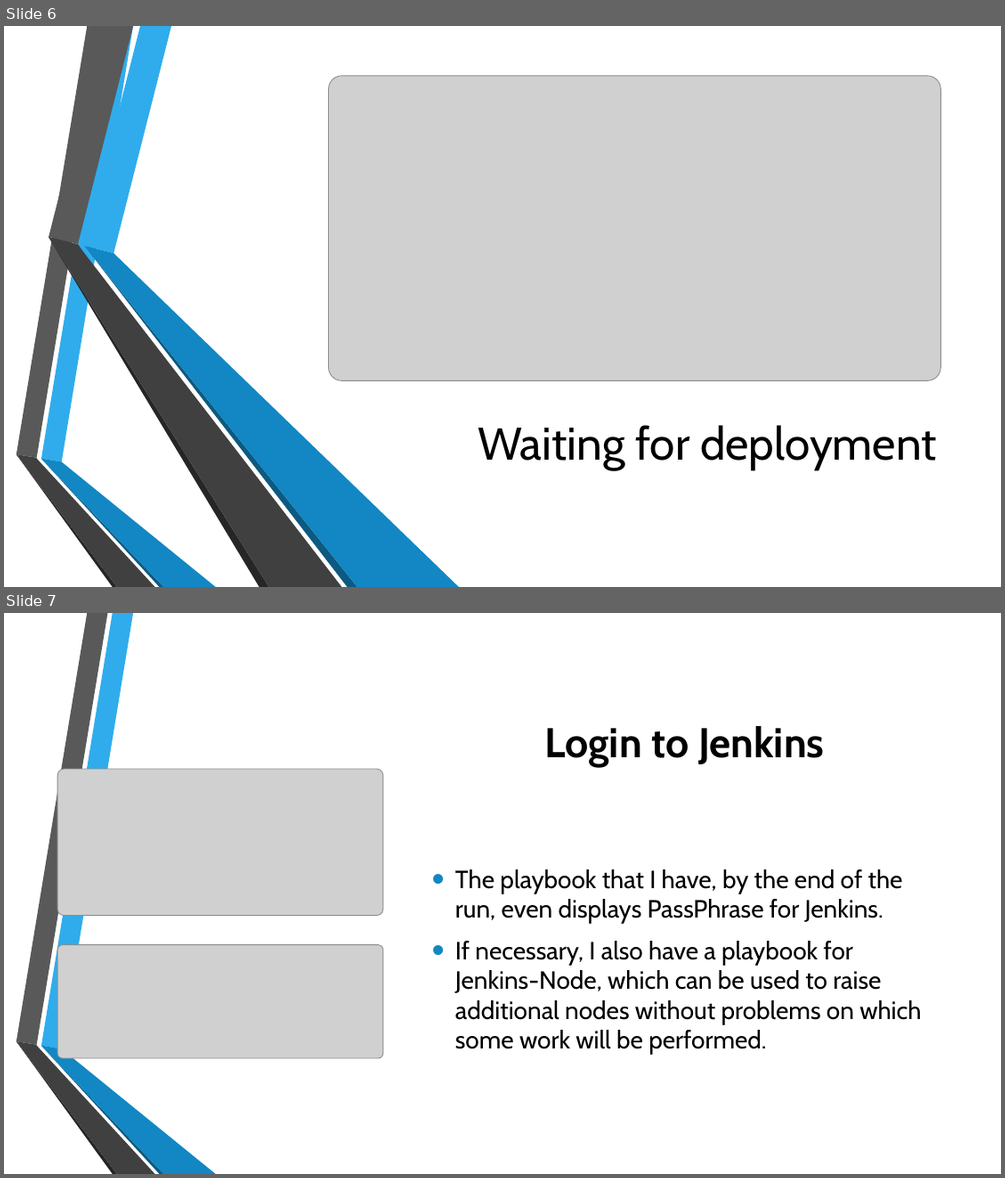
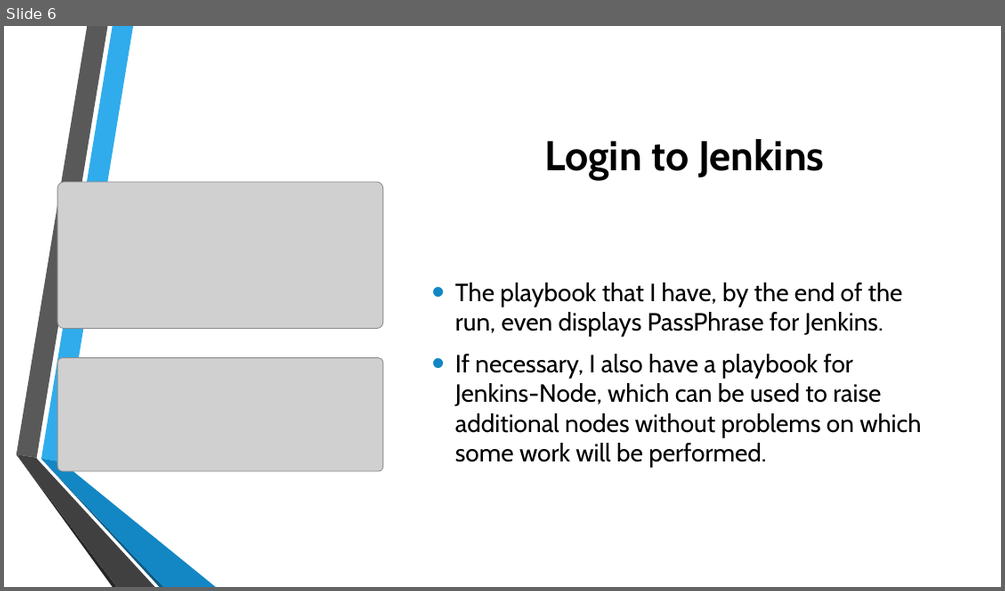
Before and after one commit to devilinpijama/spring_boot_app, a slide deck: Presentation and CV/DevOps - Rakivnenko D.N. - EPAM.pptx. Shown one above the other, each under a label of ours: slides 6 and 7 before the commit, slide 6 after it. The pictures are 1005x1178 and 1005x591 pixels, drawn with LibreOffice and Linux fonts; fonts in the diff are those of the drawing; grey boxes stand for pictures; background and template pictures are left out. Boxes give left, top, right and bottom in pixels: in the first picture for what was removed or moved away, otherwise in the second. Text is boxed around its words. In the diff, an @@ line names an element or a change of style, - is before the commit and + after.

```diff
--- a/Presentation and CV/DevOps - Rakivnenko D.N. - EPAM.pptx
+++ b/Presentation and CV/DevOps - Rakivnenko D.N. - EPAM.pptx
@@ slide 6 removed at (4,26,1001,587), background picture (left out); not listed: 6 template elements that a slide beside it also shows @@
@@ picture removed at (329,75,941,380) @@
@@ group removed at (48,26,460,587): 6 freeform shapes @@
@@ title removed at (477,425,937,469) @@
-Waiting for deployment
@@ what was slide 7 is now slide 6 @@
```
Also in this commit, not shown: 4 slides changed, 4 slides added, 3 other slides removed, 1 other file.
